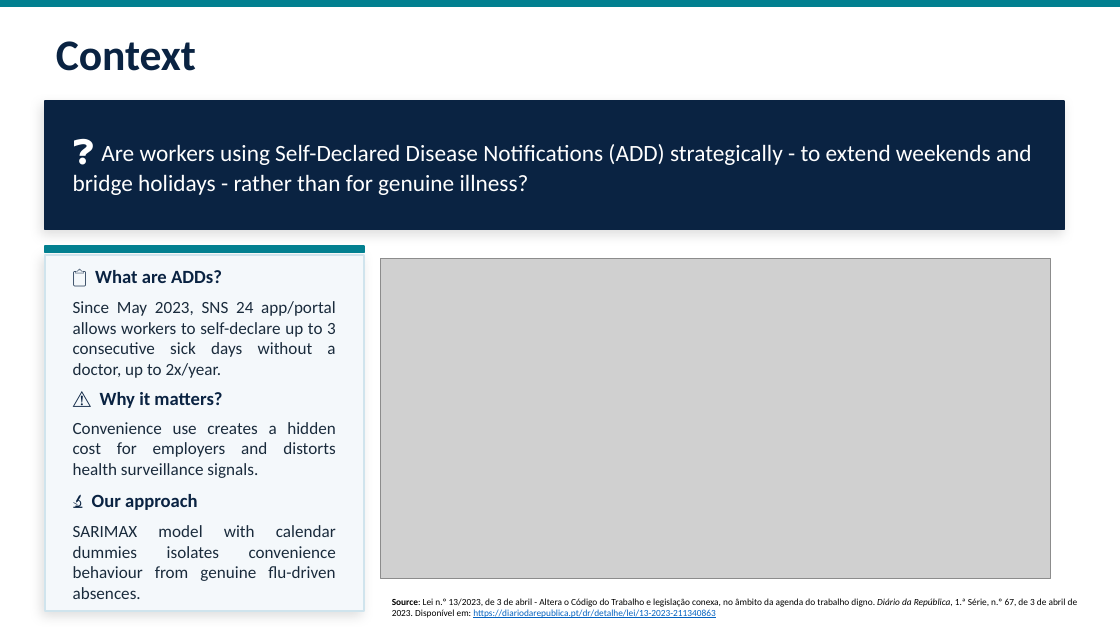
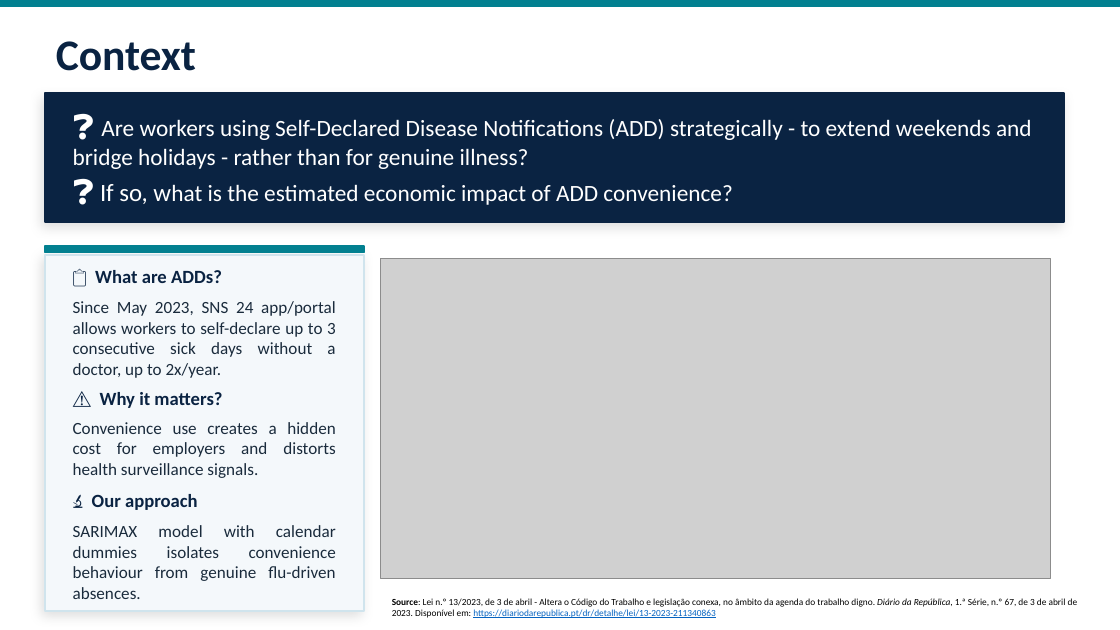
Before and after one commit to FilipaTC/lab_work, a slide deck: slide 2 of presentation/Convenience_Absenteeism_SNS.pptx. Drawn at 1120x630 pixels with LibreOffice and Linux fonts; fonts in the diff are those of the drawing; grey boxes stand for pictures. Boxes give left, top, right and bottom in pixels: in the first picture for what was removed or moved away, otherwise in the second. Text is boxed around its words. In the diff, an @@ line names an element or a change of style, - is before the commit and + after.

```diff
--- a/presentation/Convenience_Absenteeism_SNS.pptx
+++ b/presentation/Convenience_Absenteeism_SNS.pptx
@@ rectangle: place and size @@
-rectangle at (45,101,1064,230)
+rectangle at (45,93,1064,222)
@@ text "❓ Are workers using Self-Declared ...": place and size @@
-text "❓ Are workers using Self-Declared ..." at (73,144,1032,195)
+text "❓ Are workers using Self-Declared ..." at (73,119,1032,205)
@@ text at (100,184,732,205): paragraph added @@
+❓ If so, what is the estimated economic impact of ADD convenience?
```
Also in this commit, not shown: 1 slide removed.
